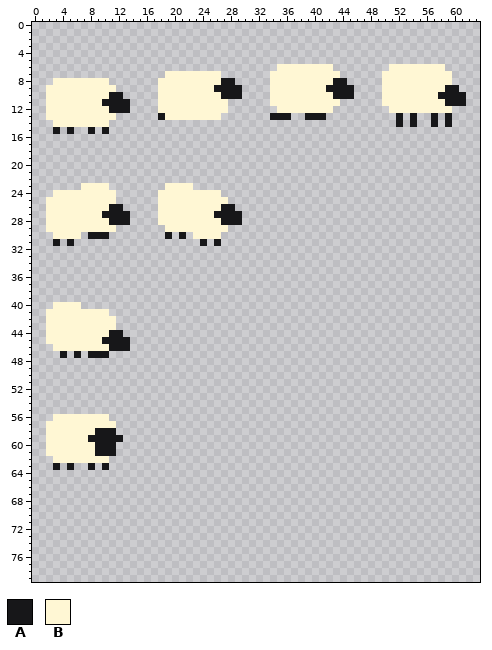
Sprite sheet: Assets/Sprites/Animals/Sheep/sheep.png. Above: the version before the commit.
The file is 64x80 pixels.
Palette (. is transparent): A #171719  B #fff7d4
New version:
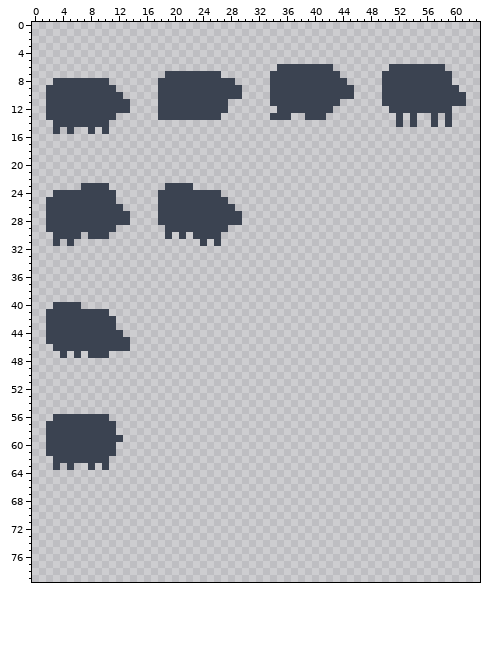
Edits made:
Colour B changes from #fff7d4 to #3b4351.
Colour A gives way to colour B in row 8 at x 27 to 28 and 43 to 44; in row 9 at x 26 to 29, 42 to 45 and 59 to 60; in row 10 at x 11 to 12, 27 to 29, 43 to 45 and 58 to 61; in row 11 at x 10 to 13 and 59 to 61; in row 12 at x 11 to 13; in row 13 at x 18, 34 to 36, 39 to 41, 52, 54, 57 and 59.
Colour A gives way to colour B in row 14 at x 52, 54, 57 and 59; in row 15 at x 3, 5, 8 and 10; in row 26 at x 11 to 12 and 27 to 28; in row 27 at x 10 to 13 and 26 to 29; in row 28 at x 11 to 13 and 27 to 29; in row 30 at x 8 to 10, 19 and 21.
Colour A gives way to colour B in row 31 at x 3, 5, 24 and 26; in row 44 at x 11 to 12; in row 45 at x 10 to 13; in row 46 at x 11 to 13; in row 47 at x 4, 6 and 8 to 10; in row 58 at x 9 to 11.
Colour A gives way to colour B in row 59 at x 8 to 12; in rows 60 to 61 at x 9 to 11; in row 63 at x 3, 5, 8 and 10.
